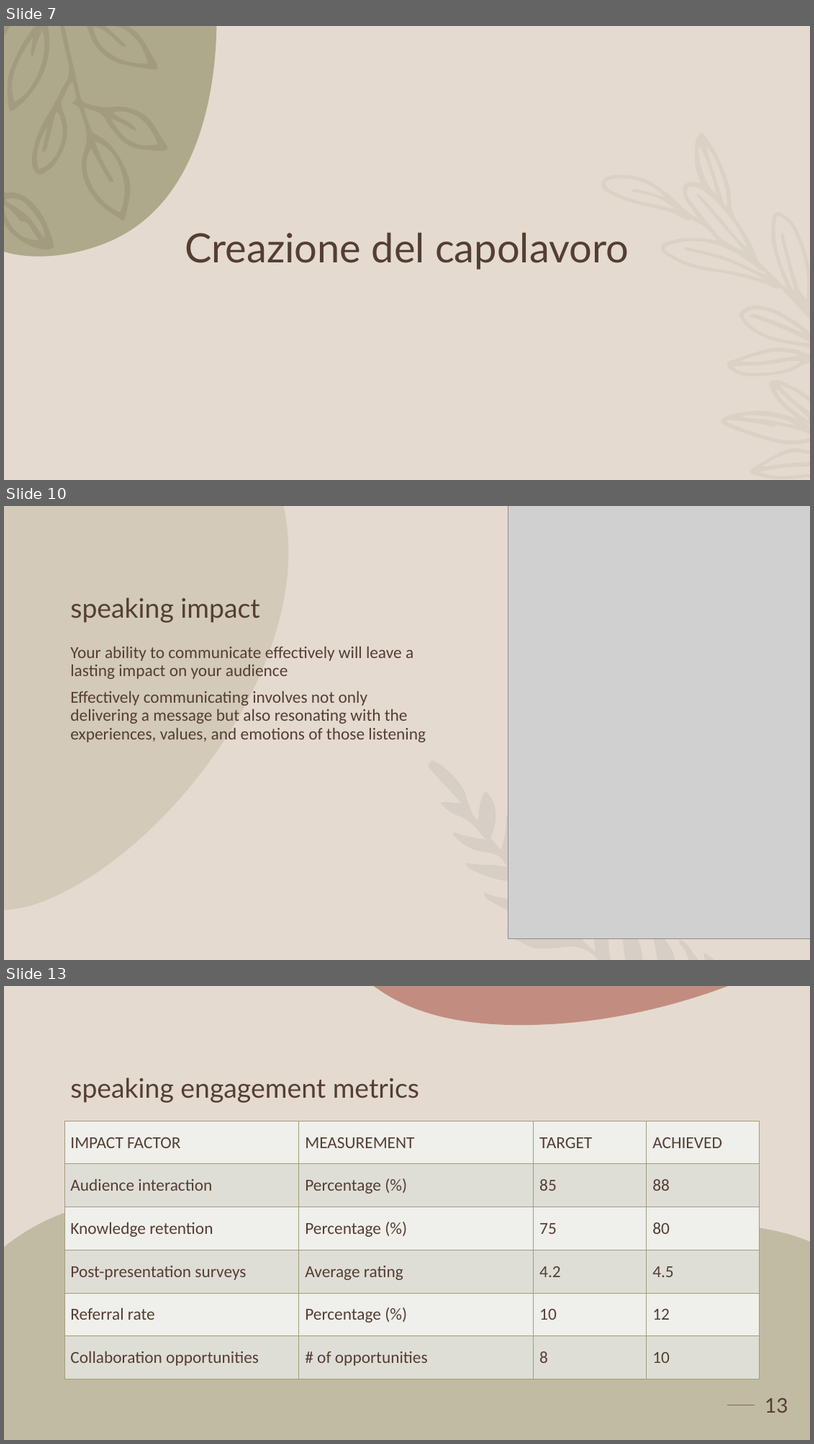
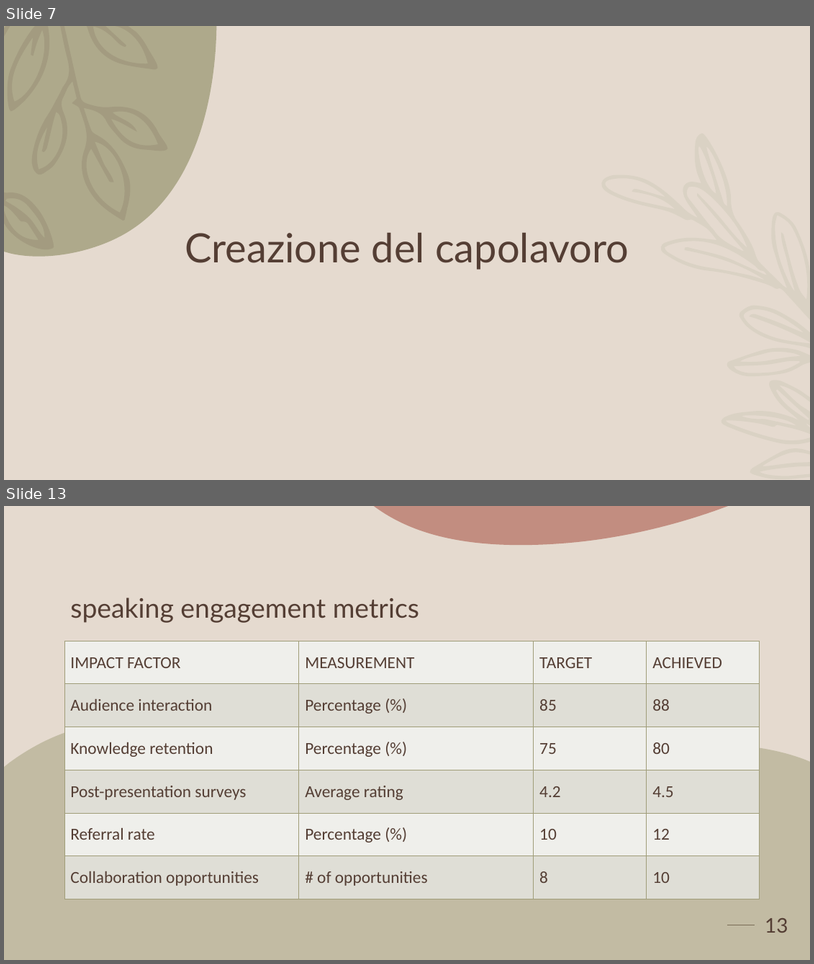
Before and after one commit to Alex123310/Appunti-Compiti, a slide deck: Il Mio.pptx. Shown one above the other, each under a label of ours: slides 7, 10 and 13 before the commit, slides 7 and 13 after it; the slides between them are not shown. The pictures are 814x1444 and 814x964 pixels, drawn with LibreOffice and Linux fonts; fonts in the diff are those of the drawing; grey boxes stand for pictures; background and template pictures are left out. Boxes give left, top, right and bottom in pixels: in the first picture for what was removed or moved away, otherwise in the second. Text is boxed around its words. In the diff, an @@ line names an element or a change of style, - is before the commit and + after.

```diff
--- a/Il Mio.pptx
+++ b/Il Mio.pptx
@@ slide 10 removed at <box>4,506,810,960</box>, background #E5DACF @@
@@ freeform shape removed at <box>4,506,289,909</box> @@
@@ picture removed at <box>509,506,810,939</box> @@
@@ title removed at <box>70,597,260,623</box> @@
-speaking impact
@@ text removed at <box>70,646,426,742</box> @@
-Your ability to communicate effectively will leave a lasting impact on your audience
-Effectively communicating involves not only delivering a message but also resonating with the experiences, values, and emotions of those listening
@@ freeform shape removed at <box>428,760,715,960</box> @@
```
Also in this commit, not shown: 4 slides changed, 3 slides added, 2 other slides removed.
